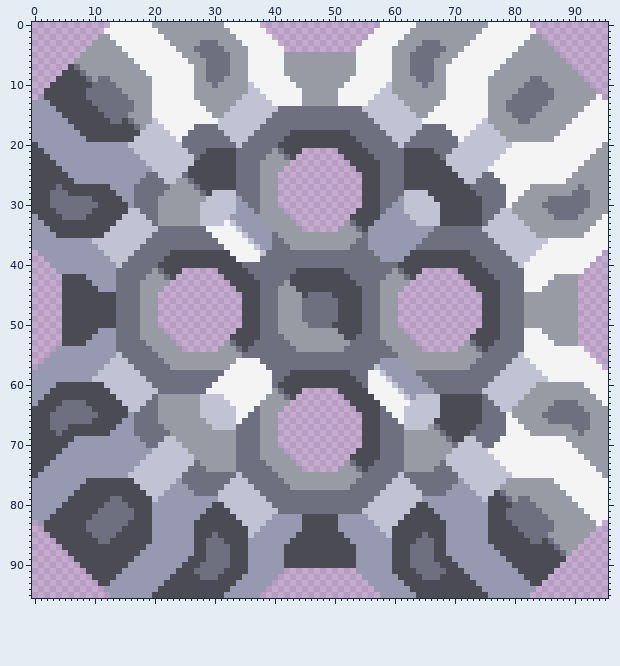
Two states of a sprite sheet, sprites/blocks/craft/7w05c.png. Above: the version before the commit.
The file is 96x96 pixels.
And afterwards:
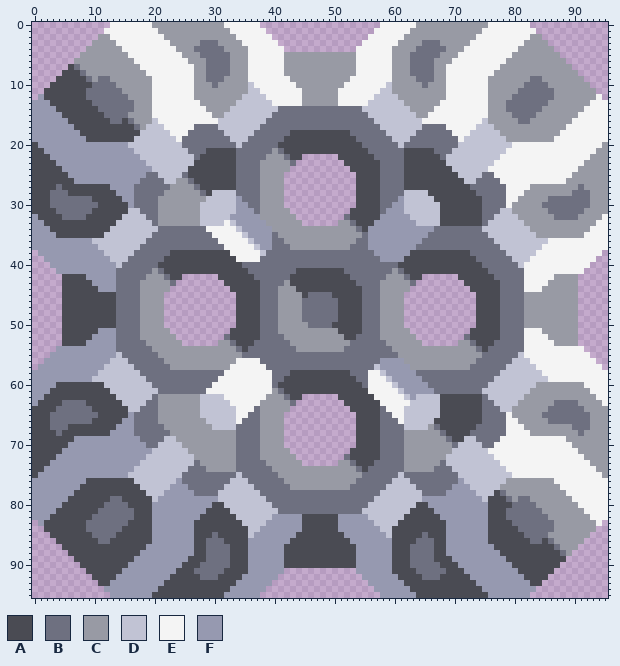
Palette (. is transparent): A #4a4b53  B #6e7080  C #989aa4  D #c1c3d4  E #f4f4f4  F #9699b0
The exact change:
y 21: x 45..50 ...... -> AAAAAA
y 22: x 44 . -> A; x 51 . -> A
y 23: x 43 . -> B; x 52 . -> A
y 24: x 42 . -> C; x 53 . -> A
y 25..30: x 41 . -> C; x 54 . -> A
y 31: x 42 . -> C; x 53 . -> A
y 32: x 43 . -> C; x 52 . -> B
y 33: x 44 . -> C; x 51 . -> C
y 34: x 45..50 ...... -> CCCCCC
y 41: x 25..30 ...... -> AAAAAA; x 65..70 ...... -> AAAAAA
y 42: x 24 . -> A; x 31 . -> A; x 64 . -> A; x 71 . -> A
y 43: x 23 . -> B; x 32 . -> A; x 63 . -> B; x 72 . -> A
y 44: x 22 . -> C; x 33 . -> A; x 62 . -> C; x 73 . -> A
y 45..50: x 21 . -> C; x 34 . -> A; x 61 . -> C; x 74 . -> A
y 51: x 22 . -> C; x 33 . -> A; x 62 . -> C; x 73 . -> A
y 52: x 23 . -> C; x 32 . -> B; x 63 . -> C; x 72 . -> B
y 53: x 24 . -> C; x 31 . -> C; x 64 . -> C; x 71 . -> C
y 54: x 25..30 ...... -> CCCCCC; x 65..70 ...... -> CCCCCC
y 61: x 45..50 ...... -> AAAAAA
y 62: x 44 . -> A; x 51 . -> A
y 63: x 43 . -> B; x 52 . -> A
y 64: x 42 . -> C; x 53 . -> A
y 65..70: x 41 . -> C; x 54 . -> A
y 71: x 42 . -> C; x 53 . -> A
y 72: x 43 . -> C; x 52 . -> B
y 73: x 44 . -> C; x 51 . -> C
y 74: x 45..50 ...... -> CCCCCC
Pixel boxes of the changes (left, top, right, bottom) in both pictures:
added: (278, 148, 362, 232)
added: (158, 268, 242, 352)
added: (398, 268, 482, 352)
added: (278, 388, 362, 472)
